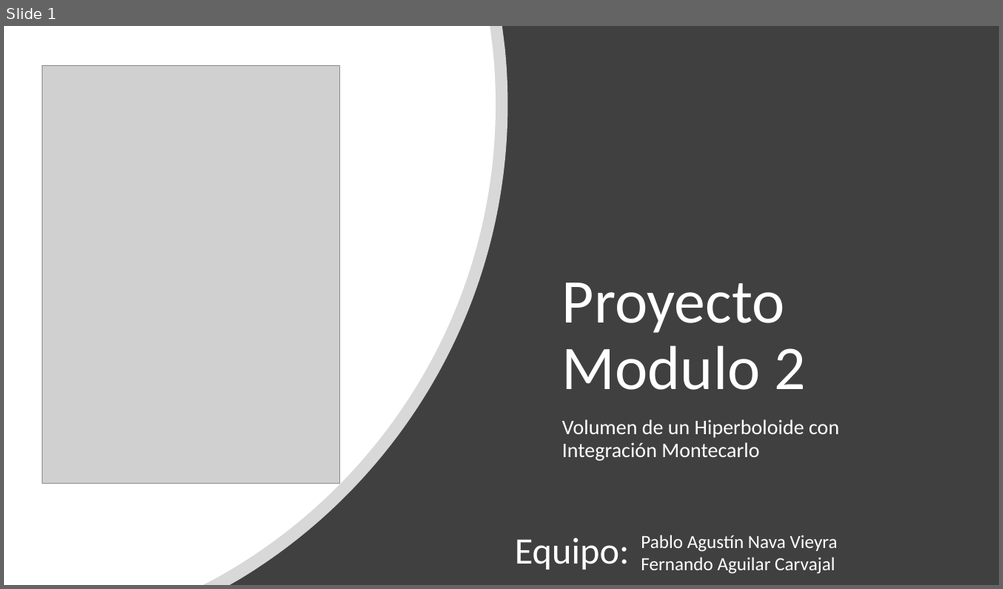
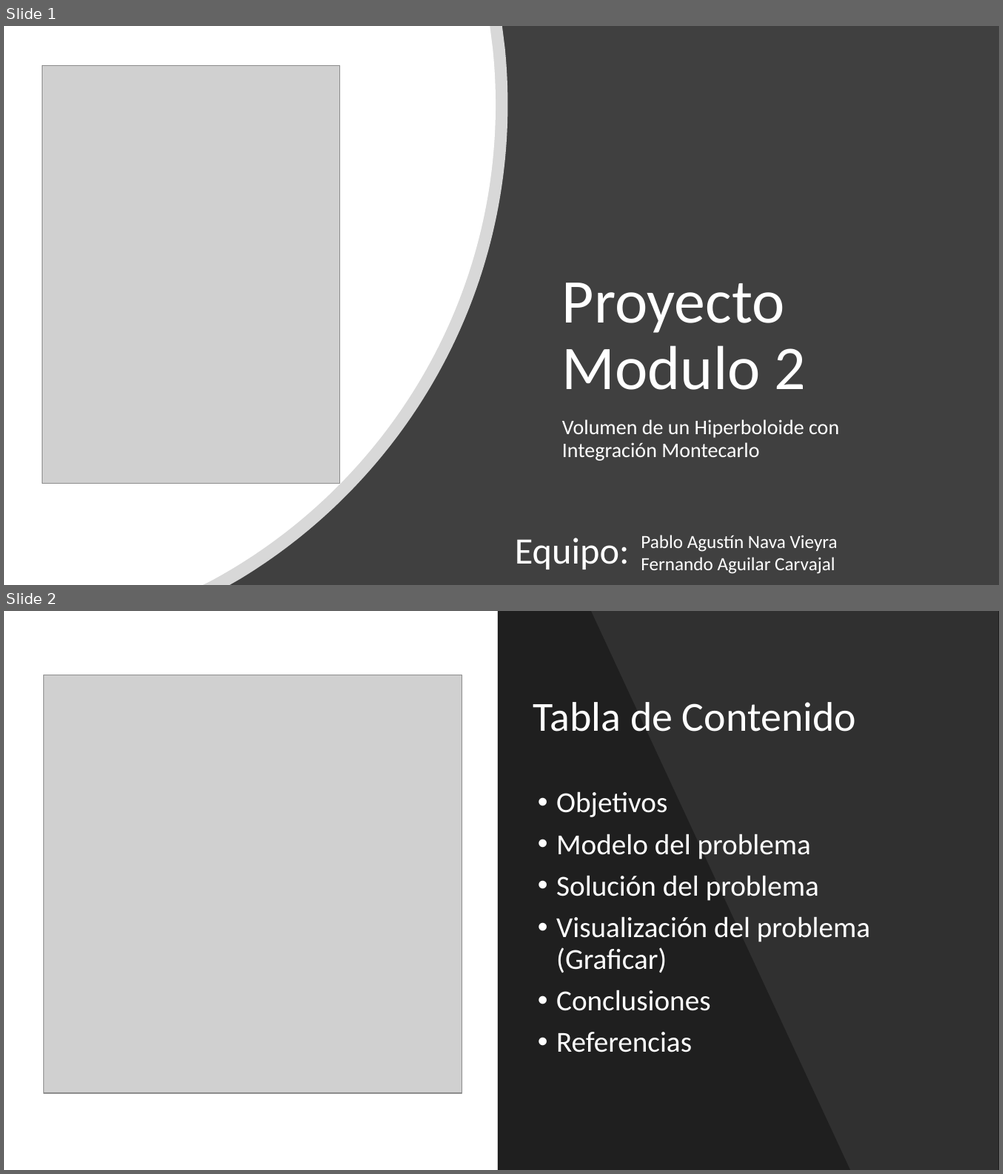
Before and after one commit to Fernando28AC/proyecto_modulo2, a slide deck: Proyecto_modulo2.pptx. Shown one above the other, each under a label of ours: slide 1 before the commit, slides 1 and 2 after it. The pictures are 1003x589 and 1003x1174 pixels, drawn with LibreOffice and Linux fonts; fonts in the diff are those of the drawing; grey boxes stand for pictures. Boxes give left, top, right and bottom in pixels: in the first picture for what was removed or moved away, otherwise in the second. Text is boxed around its words. In the diff, an @@ line names an element or a change of style, - is before the commit and + after.

```diff
--- a/Proyecto_modulo2.pptx
+++ b/Proyecto_modulo2.pptx
@@ slide 2 added at (4, 611, 999, 1170), background #000000 @@
@@ rectangle added at (4, 611, 999, 1170), fill #FFFFFF @@
@@ rectangle added at (498, 611, 999, 1170), fill #000000 at 81% opacity @@
@@ freeform shape added at (498, 611, 850, 1170), fill #000000 at 35% opacity @@
@@ picture added at (43, 675, 462, 1093) @@
@@ title added at (533, 702, 856, 732), 40 pt, text #FFFFFF @@
+Tabla de Contenido
@@ text added at (556, 792, 870, 1053), 28 pt, text #FFFFFF @@
+• Objetivos
+• Modelo del problema
+• Solución del problema
+• Visualización del problema (Graficar)
+• Conclusiones
+• Referencias
```
Also in this commit, not shown: 7 other slides added, 3 slides removed, 2 other files.
